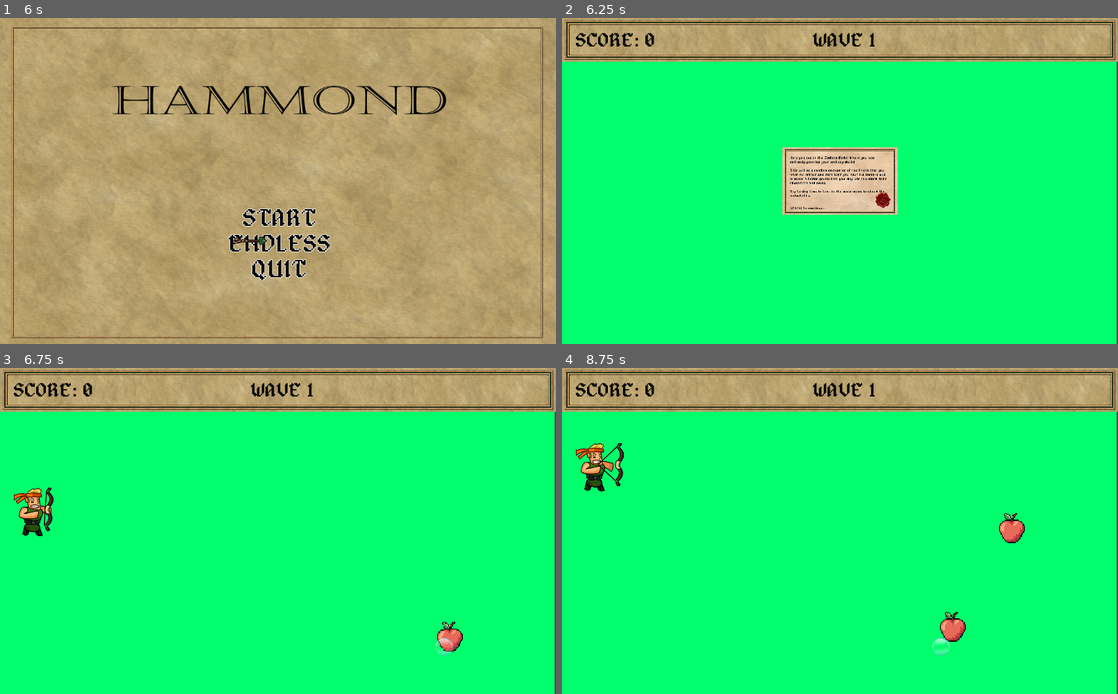
Above: before the commit, frames 1-4 (two rows, left to right).
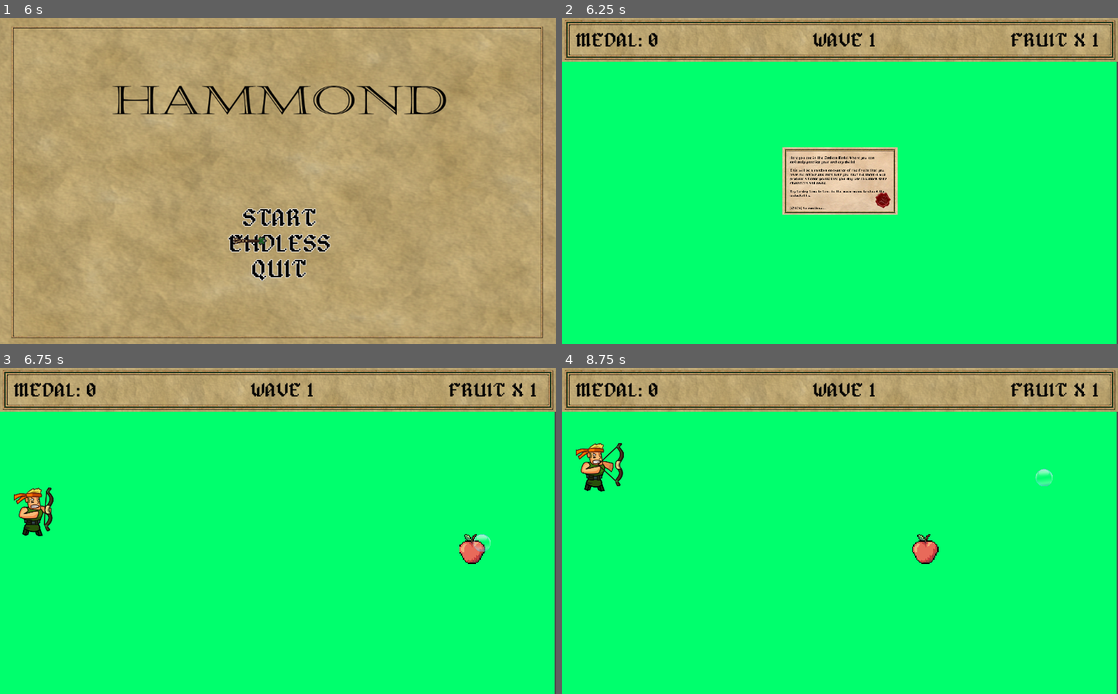
Above: after the commit, the same moments.

Repository: lpancho/ArrowMan
Game: Godot game, scene res://scenes/menu/MainMenu.tscn
Two runs of this game, one before a commit and one after it. Both use one fixed random seed, a clock stepped at 60 frames per second and the inputs below.
Inputs (mouse positions are in pixels of both pictures, inside the frame that each line leads up to):
- Up to frame 1 (6 s): tap Enter at 0.5, 2, 3.5 s; move the mouse to (400, 164) at 0.52 s; hold Space (ui_select) 0.53-1.28 s; move the mouse to (166, 197) at 1.27 s; tap Space (ui_select) at 1.35, 1.52, 1.82, 2.85, 3.02, 3.32, 4.35, 4.52, 4.82, 5.85 s; move the mouse to (333, 109) at 2.02 s; hold Space (ui_select) 2.03-2.78 s; move the mouse to (250, 246) at 2.77 s; move the mouse to (444, 229) at 3.52 s; hold Space (ui_select) 3.53-4.28 s; move the mouse to (111, 132) at 4.27 s; move the mouse to (305, 181) at 5.02 s; hold Space (ui_select) 5.03-5.78 s; move the mouse to (194, 99) at 5.77 s
- Up to frame 2 (6.25 s): tap Space (ui_select) at 6.02 s
- Up to frame 3 (6.75 s): tap Space (ui_select) at 6.32 s; move the mouse to (400, 514) at 6.52 s; hold Space (ui_select) from 6.53 s (still down)
- Up to frame 4 (8.75 s): move the mouse to (728, 547) at 7.27 s; release Space (ui_select) at 7.28 s; tap Space (ui_select) at 7.35, 7.52, 7.82 s; move the mouse to (895, 459) at 8.02 s; hold Space (ui_select) from 8.03 s (still down)

Frame 1 is identical in both runs. In frame 2, 0.6% of the frame differs, in the area x 2-97%, y 4-9%; in frame 3, 1.3%; in frame 4, 1.7%, in the area x 2-97%, y 4-89%.

Commit message:
Fixed issue in Stage - scene Fixed issue in EndlessStage - scene

Diff:
--- a/scenes/gui/GUI.tscn
+++ b/scenes/gui/GUI.tscn
@@ -48,6 +48,21 @@
 valign = 1
 uppercase = true
 
+[node name="FruitCount" type="Label" parent="CanvasLayer"]
+visible = false
+anchor_left = 0.5
+anchor_right = 0.5
+margin_left = 263.0
+margin_top = 25.0
+margin_right = 477.0
+margin_bottom = 59.0
+custom_fonts/font = SubResource( 1 )
+custom_colors/font_color = Color( 0, 0, 0, 1 )
+text = "Fruit x 1"
+align = 2
+valign = 1
+uppercase = true
+
 [node name="ArrowBase" type="Sprite" parent="CanvasLayer"]
 visible = false
 position = Vector2( 690, 40 )
--- a/scripts/EndlessStage.gd
+++ b/scripts/EndlessStage.gd
@@ -7,7 +7,8 @@
 var spawnerScene = null
 var spawners = Array()
 
-var max_spawn = 2
+var spawn_hit = 0
+var max_spawn = 1
 var spawn_count = 0
 
 # onready variables
@@ -33,7 +34,10 @@
 func _ready():
 	spawnerScene = load("res://scenes/misc/Spawner.tscn")
 	playerScene = load("res://scenes/characters/Hammond.tscn")
-	get_tree().get_root().get_node(current_scene + "/GUI").update_endless_stage()
+	$GUI.update_endless_stage()
+	$GUI.update_endless_medal()
+	$GUI/CanvasLayer/FruitCount.visible = true
+
 	$ChallengePanel.show_endless_mode_message()
 	set_process(false)
 	pass
@@ -51,25 +55,31 @@
 		# no moving arrows in the screen
 		if player.state == "PLAYING" && spawn_count == max_spawn && fruit_container.get_child_count() == 0 && is_there_an_active_arrow:
 			# show game over message
+			spawn_count = 0
 			globals.set_wave(globals.get_wave() + 1)
-			get_tree().get_root().get_node(current_scene + "/GUI").update_endless_stage()
+			$GUI.update_endless_stage()
 
 			var current_wave = globals.get_wave()
-			if current_wave < 10:
-				AddFruitSpawner()
-				# Adjust max spawn every new wave
-				max_spawn = max_spawn + int(max_spawn * 1.5)
-				prints("max_spawn", max_spawn)
-				prints("current_wave", current_wave)
+			if current_wave == 2 || current_wave == 5 || current_wave == 8:
+				AddFruitSpawner(position_type.top)
+			elif current_wave == 3 || current_wave == 6 || current_wave == 9:
+				AddFruitSpawner(position_type.bottom)
+			elif current_wave == 4 || current_wave == 7 || current_wave == 10:
+				AddFruitSpawner(position_type.right)
 
-				# Add new fruit to the list when wave count is divisible by 3
-				if possible_fruits_to_create != fruits_scn.size() && current_wave % 3 == 0:
-					possible_fruits_to_create += 1
+			# Adjust max spawn every new wave
+			max_spawn = max_spawn + int(current_wave * 1.5)
+			$GUI.update_endless_fruitcount(max_spawn)
+			spawn_hit = 0
+
+			# Add new fruit to the list when wave count is divisible by 3
+			if possible_fruits_to_create != fruits_scn.size() && current_wave % 3 == 0:
+				possible_fruits_to_create += 1
 	pass
 
 func _on_ChallengePanel_start_game():
 	AddPlayerToScene()
-	AddFruitSpawner()
+	AddFruitSpawner(position_type.right) 	# spawner from right will be added first
 
 	set_process(true)
 	pass
@@ -85,14 +95,17 @@
 	pass
 
 # ADD SPAWNER TO THE SCENE
-func AddFruitSpawner():
+func AddFruitSpawner(spawner_type):
 	var spawnerObject = spawnerScene.instance()
+	spawnerObject.current_position_type = spawner_type
 	spawnerObject.connect("create_fruit", self, "on_create_random_fruit")
 	$Spawners.add_child(spawnerObject)
 
 func on_create_random_fruit(spawner_type, spawner_position):
 	randomize()
 	var fruit = load(fruits_scn[randi() % possible_fruits_to_create]).instance()
+	fruit.add_to_group(fruit.name)
+	fruit.connect("hit_fruit", self, "on_hit_fruit")
 	fruit.position = spawner_position
 	fruit.is_endless_mode = true
 	if spawner_type == position_type.right:
@@ -103,83 +116,14 @@
 	fruit_container.add_child(fruit)
 	pass
 
-# TESTING PURPOSES
-# Set environment = "TEST"
-func _on_Generate_button_up():
-	var selected = $TestContainer/VBoxContainer/OptionButton.selected
-	var fruitScene = load("res://scenes/fruits/Apple.tscn")
-	var fruitName = "Apple"
-	#	0 = "GenerateRandomPositionEnemy"
-	#	1 = "GenerateHorizontalPositionEnemy"
-	#	2 = "GenerateVerticalPositionEnemy"
-	#	3 = "GeneratePositiveDiagonalPositionEnemy"
-	#	4 = "GenerateNegativeDiagonalPositionEnemy"
-
-	if (selected == 0):
-		enemy_generator.GenerateRandomPositionEnemy(
-		fruit_container, fruitScene, fruitName, 10, 400, 1000, 300, 500, 1, false)
-	elif (selected == 1):
-		enemy_generator.GenerateHorizontalPositionEnemy(
-		fruit_container, fruitScene, fruitName, 10, 500, 300, 1, false)
-		pass
-	elif (selected == 2):
-		enemy_generator.GenerateVerticalPositionEnemy(
-		fruit_container, fruitScene, fruitName, 10, 500, 200, 1, false)
-		pass
-	elif (selected == 3):
-		enemy_generator.GenerateDiagonalPositionEnemy(
-		fruit_container, fruitScene, fruitName, 10, 300, 150, "\\", 1, false)
-		pass
-	elif (selected == 4):
-		enemy_generator.GenerateDiagonalPositionEnemy(
-		fruit_container, fruitScene, fruitName, 10, 900, 150, "/", 1, false)
-		pass
-	elif (selected == 5):
-		enemy_generator.GenerateRandomPositionEnemy(
-		fruit_container, fruitScene, fruitName, 10, 400, 1000, 300, 500, 1, true)
-	elif (selected == 6):
-		enemy_generator.GenerateHorizontalPositionEnemy(
-		fruit_container, fruitScene, fruitName, 10, 500, 300, 1, true)
-		pass
-	elif (selected == 7):
-		enemy_generator.GenerateVerticalPositionEnemy(
-		fruit_container, fruitScene, fruitName, 10, 500, 200, 1, true)
-		pass
-	elif (selected == 8):
-		enemy_generator.GenerateDiagonalPositionEnemy(
-		fruit_container, fruitScene, fruitName, 10, 300, 150, "\\", 1, true)
-		pass
-	elif (selected == 9):
-		enemy_generator.GenerateDiagonalPositionEnemy(
-		fruit_container, fruitScene, fruitName, 10, 900, 150, "/", 1, true)
-		pass
-	elif (selected == 10):
-		enemy_generator.GenerateRandomPositionEnemy(
-		fruit_container, fruitScene, fruitName, 10, 400, 1000, 300, 500, -1, false)
-	elif (selected == 11):
-		enemy_generator.GenerateHorizontalPositionEnemy(
-		fruit_container, fruitScene, fruitName, 10, 500, 300, -1, false)
-		pass
-	elif (selected == 12):
-		enemy_generator.GenerateVerticalPositionEnemy(
-		fruit_container, fruitScene, fruitName, 10, 500, 200, -1, false)
-		pass
-	elif (selected == 13):
-		enemy_generator.GenerateDiagonalPositionEnemy(
-		fruit_container, fruitScene, fruitName, 10, 300, 150, "\\", -1, false)
-		pass
-	elif (selected == 14):
-		enemy_generator.GenerateDiagonalPositionEnemy(
-		fruit_container, fruitScene, fruitName, 10, 900, 150, "/", -1, false)
-		pass
-	elif (selected == 15):
-		enemy_generator.GenerateRandomPositionHorizontalMovementEnemy(
-		fruit_container, fruitScene, fruitName, 10, 1024, 3000, 100, 500, 1, false)
-		pass
-	print(selected)
-	pass # Replace with function body.
-
-func _on_Clear_button_up():
-	for enemy in enemy_generator.get_children():
-		enemy.queue_free()
-	pass # Replace with function body.
+func on_hit_fruit(fruit, area, is_alive, multiplier):
+	var arrow = area.get_parent()
+	if ("Arrow" in arrow.name && is_alive):
+		spawn_hit += 1
+		is_alive = false
+		globals.add_medal((arrow.hit * multiplier))
+		$GUI.update_endless_medal()
+		$GUI.update_endless_fruitcount(max_spawn-spawn_hit)
+		arrow.hit = arrow.hit + 1
+		fruit.queue_free()
+	pass
--- a/scripts/GUI.gd
+++ b/scripts/GUI.gd
@@ -21,11 +21,6 @@
 	var currentArrow = globals.get_arrows() - 1
 	$CanvasLayer/ArrowContainer.get_child(currentArrow).queue_free()
 	globals.set_arrows(currentArrow)
-
-	if (currentArrow == 0):
-		# Game over
-#		draw_arrows()
-		pass
 	pass
 
 func update_score():
@@ -39,3 +34,11 @@
 func update_endless_stage():
 	$CanvasLayer/Stage.text = "Wave " + str(globals.get_wave())
 	pass
+
+func update_endless_medal():
+	$CanvasLayer/Score.text = "Medal: " + str(globals.get_medal())
+	pass
+
+func update_endless_fruitcount(count):
+	$CanvasLayer/FruitCount.text = "Fruit x " + str(count)
+	pass
--- a/scripts/Spawner.gd
+++ b/scripts/Spawner.gd
@@ -2,7 +2,7 @@
 
 # Spawner details
 enum position_type {top, bottom, right}
-var current_position = position_type.right
+var current_position_type = position_type.right
 
 # random range
 # rand value = 0 to min + offset
@@ -24,39 +24,39 @@
 # Screen view
 var max_view_x = 0
 var max_view_y = 0
-var bound = 100
+var bound = 120
 
 signal create_fruit
 
 func _ready():
-	randomize()
 	max_view_x = get_viewport().size.x
 	max_view_y = get_viewport().size.y
 
-	current_position = randi() % position_type.size()
-	match current_position:
+	#	current_position_type = randi() % position_type.size()
+	randomize()
+	match current_position_type:
 		0: # TOP
-			position.x = randi() % int(get_viewport().size.x) + bound
+			position.x = randi() % (int(get_viewport().size.x)-(bound*2)) + bound
 			position.y = randi() % bound
 		1: # BOTTOM
-			position.x = randi() % int(get_viewport().size.x) + bound
+			position.x = randi() % (int(get_viewport().size.x)-(bound*2)) + bound
 			position.y = randi() % bound + int(get_viewport().size.y)
 		2: # RIGHT
 			position.x = randi() % bound + int(get_viewport().size.x)
-			position.y = randi() % (int(get_viewport().size.y)-bound) + bound
+			position.y = randi() % (int(get_viewport().size.y)-(bound*2)) + bound
 
 func _process(delta):
 
 	# spawner movements
 	if !is_random_movement:
-		if current_position == position_type.right:
+		if current_position_type == position_type.right:
 			if position.y + bound + pixel_bounds + movement > max_view_y:
 				direction = -1
 			elif position.y - bound - pixel_bounds - movement < 0:
 				direction = 1
 
 			position.y = position.y + (movement * direction)
-		elif current_position == position_type.top || current_position == position_type.bottom:
+		elif current_position_type == position_type.top || current_position_type == position_type.bottom:
 			if position.x + bound + pixel_bounds + movement > max_view_x:
 				direction = -1
 			elif position.x - bound - pixel_bounds - movement < 0:
@@ -64,7 +64,7 @@
 
 			position.x = position.x + (movement * direction)
 	else:
-		if current_position == position_type.right:
+		if current_position_type == position_type.right:
 			position.y = randi() % int(get_viewport().size.y)
 		else:
 			position.x = randi() % int(get_viewport().size.x) + 200
@@ -75,7 +75,7 @@
 		var s_count = get_node("/root/EndlessStage").spawn_count
 		var m_count = get_node("/root/EndlessStage").max_spawn
 		if s_count != m_count:
-			emit_signal("create_fruit", current_position, position)
+			emit_signal("create_fruit", current_position_type, position)
 			current_spawn_time = randi()%spawn_time_range.min + spawn_time_range.offset
 	else:
 		current_spawn_time += 1
--- a/scripts/Stage.gd
+++ b/scripts/Stage.gd
@@ -47,6 +47,7 @@
 
 	playerScene = load("res://scenes/characters/Hammond.tscn")
 
+	$GUI/CanvasLayer/FruitCount.visible = false
 	# Show Challenge Panel
 	$ChallengePanel.show_current_challenge()
 	set_process(false)
@@ -140,10 +141,14 @@
 			generator["ExtendedBounds"]["RangeY"]["x"], generator["ExtendedBounds"]["RangeY"]["y"],
 			generator["Direction"], generator["HasBounds"])
 
+	for fruit in fruit_container.get_children():
+		fruit.connect("hit_fruit", self, "on_hit_fruit")
+
 	is_last_stage = current_stage["Id"] == constants.LAST_STAGE_ID
 	AddPlayerToScene(current_stage["GoldenArrows"])
-	get_tree().get_root().get_node(current_scene + "/GUI").update_stage()
-	get_tree().get_root().get_node(current_scene + "/GUI").draw_arrows(current_stage["GoldenArrows"])
+	globals.set_arrows(constants.MAX_ARROWS)
+	$GUI.update_stage()
+	$GUI.draw_arrows(current_stage["GoldenArrows"])
 	set_process(true)
 	pass
 
@@ -156,6 +161,16 @@
 	player.state = "PLAYING"
 	player.current_scene = current_scene
 	self.add_child(player)
+	pass
+
+func on_hit_fruit(fruit, area, is_alive, multiplier):
+	var arrow = area.get_parent()
+	if ("Arrow" in arrow.name && is_alive):
+		is_alive = false
+		arrow.hit = arrow.hit + 1
+		globals.add_score((arrow.hit * multiplier))
+		$GUI.update_score()
+		fruit.queue_free()
 	pass
 
 # TESTING PURPOSES
--- a/scripts/base/fruit.gd
+++ b/scripts/base/fruit.gd
@@ -8,6 +8,8 @@
 var height = 50
 var hits = 1
 var is_alive = true
+
+signal hit_fruit
 
 func _ready():
 	height = $Sprite.texture.get_size().y / 2
@@ -31,27 +33,14 @@
 		if (self.position.y - constants.BORDER_HEIGHT < 1 || self.position.y + height > get_viewport_rect().size.y):
 			speed *= -1
 	elif (self.position.y + height < 0):
-#		if is_endless_mode:
-#			queue_free()
-#		else:
 		self.position = Vector2(self.position.x, get_viewport_rect().size.y)
 	elif (self.position.y - height > get_viewport_rect().size.y):
-#		if is_endless_mode:
-#			queue_free()
-#		else:
 		self.position = Vector2(self.position.x, 0)
 	pass
 
 func _on_Area2D_area_entered(area):
-
-	var arrow = area.get_parent()
-	if ("Arrow" in arrow.name && is_alive):
-		is_alive = false
-		globals.add_score((arrow.hit * get_score_multiplier()))
-		get_node("../../GUI").update_score()
-		arrow.hit = arrow.hit + 1
-		queue_free()
-	pass # Replace with function body.
+	emit_signal("hit_fruit", self, area, is_alive, get_score_multiplier())
+	pass
 
 func get_modified_size():
 	return $Sprite.texture.get_size().y
--- a/scripts/globals/constants.gd
+++ b/scripts/globals/constants.gd
@@ -12,6 +12,7 @@
 const LAST_STAGE_ID = 6
 
 # STAGE DEFINED VALUES
+var MAX_ARROWS = 25
 var challenges_dict = {
 	"Stages": [{
 			"Id": 1,
--- a/scripts/globals/globals.gd
+++ b/scripts/globals/globals.gd
@@ -1,10 +1,11 @@
 extends Node
 
 var activated_endless = true
-var arrows = 10 setget set_arrows, get_arrows
+var arrows = 25 setget set_arrows, get_arrows
 var score = 0 	setget set_score, get_score
 var level = 1 	setget set_level, get_level
 var wave = 1	setget set_wave, get_wave
+var medal = 0	setget set_medal, get_medal
 
 # SETGET
 func set_score(value):
@@ -19,9 +20,14 @@
 	return level
 
 func set_wave(value):
-	level = value
+	wave = value
 func get_wave():
-	return level
+	return wave
+
+func set_medal(value):
+	medal = value
+func get_medal():
+	return medal
 
 func set_arrows(value):
 	arrows = value
@@ -31,5 +37,7 @@
 # HELPER METHODS
 func add_score(value):
 	score += value
+func add_medal(value):
+	medal += value
 func get_fruit_scene(fruit_name):
 	return load("res://scenes/fruits/" + fruit_name + ".tscn")
